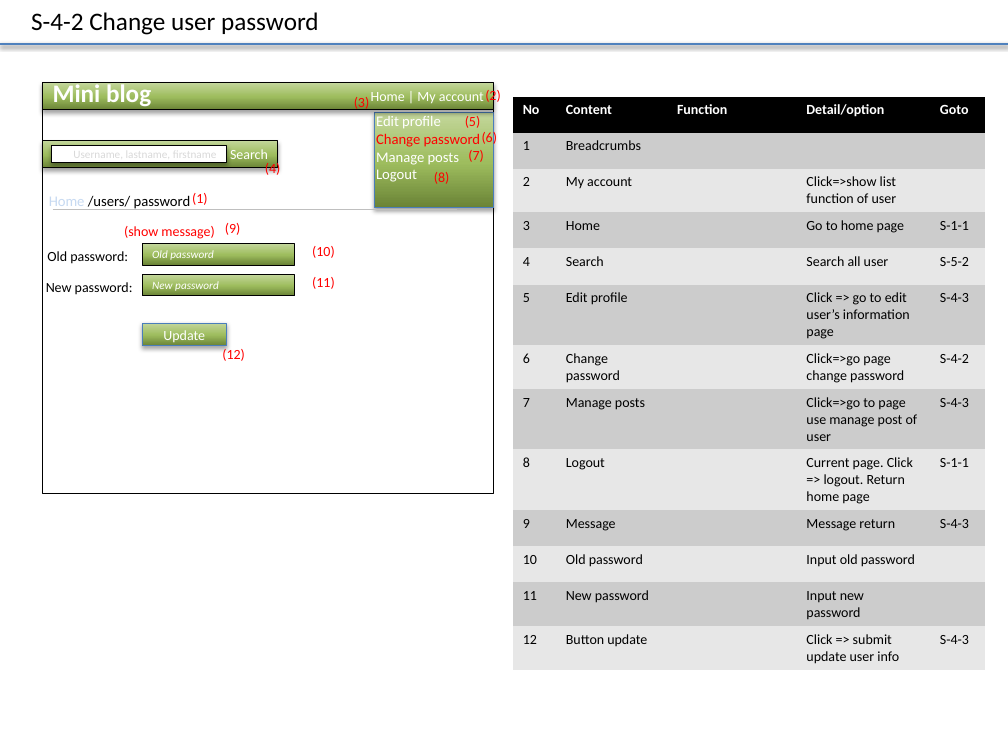
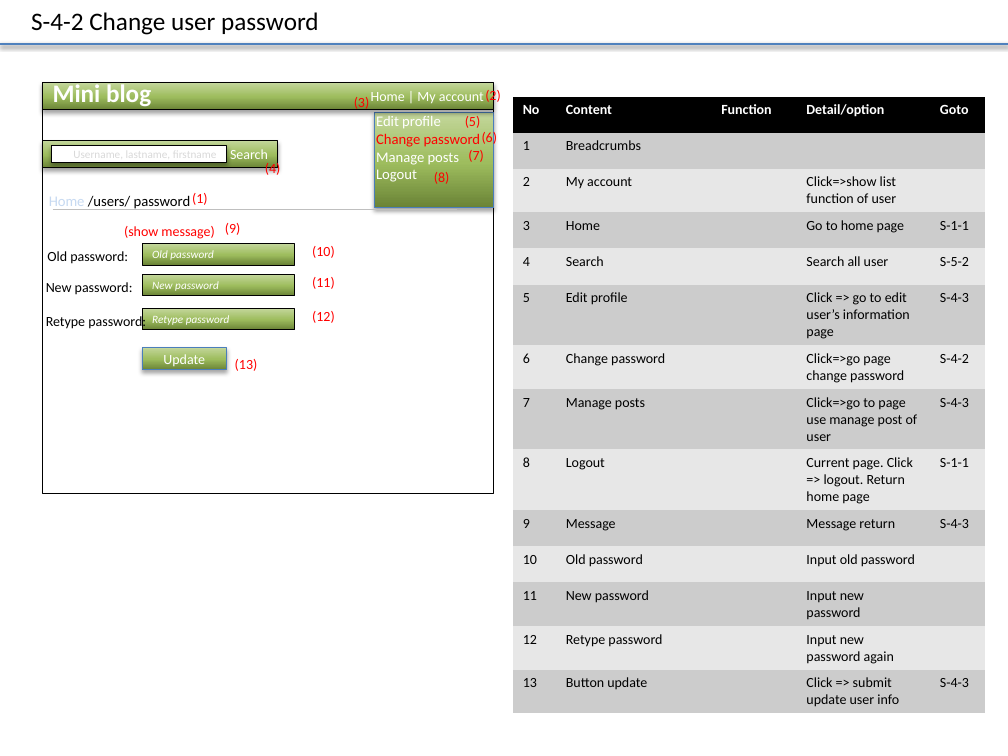
Before and after one commit to Mulodo-PHP-Training/miniblog-lam.vy, a slide deck: slide 9 of doc/frontend/wireframe/TRN-MiniBlog_WireframeDesign_LAMVY.pptx. Drawn at 1008x756 pixels with LibreOffice and Linux fonts; fonts in the diff are those of the drawing. Boxes give left, top, right and bottom in pixels: in the first picture for what was removed or moved away, otherwise in the second. Text is boxed around its words. In the diff, an @@ line names an element or a change of style, - is before the commit and + after.

Commit message:
Update change password need retype new pass

```diff
--- a/doc/frontend/wireframe/TRN-MiniBlog_WireframeDesign_LAMVY.pptx
+++ b/doc/frontend/wireframe/TRN-MiniBlog_WireframeDesign_LAMVY.pptx
@@ table at [513, 97, 985, 713] @@
-row 13: 12 | Button update |  | Click => submit update user info | S-4-3
+row 13: 12 | Retype password |  | Input new password again | 
+row 14: 13 | Button update |  | Click => submit update user info | S-4-3
@@ text added at [46, 314, 146, 330], 10 pt, text #000000 @@
+Retype password:
@@ rectangle added at [142, 308, 294, 330], fill gradient #6A8336 to #9EBD5E to #C3D69B, outline #000000 0.75 pt, 8 pt, text #FFFFFF, italic @@
+Retype password
@@ text "(12)": place and size @@
-text "(12)" at [222, 347, 245, 361]
+text "(12)" at [312, 311, 335, 323]
@@ rectangle "Update": place and size @@
-rectangle "Update" at [142, 324, 226, 346]
+rectangle "Update" at [142, 348, 226, 370]
@@ text added at [235, 359, 258, 371], 10 pt, text #FF0000 @@
+(13)
```
Also in this commit, not shown: 2 other slides changed.
